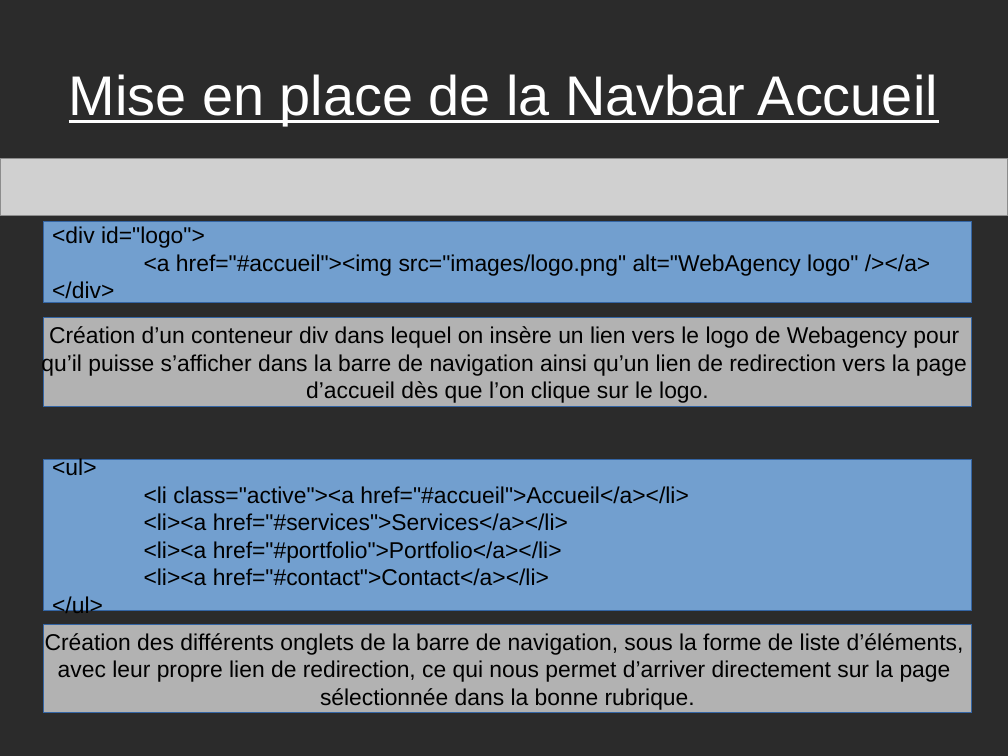
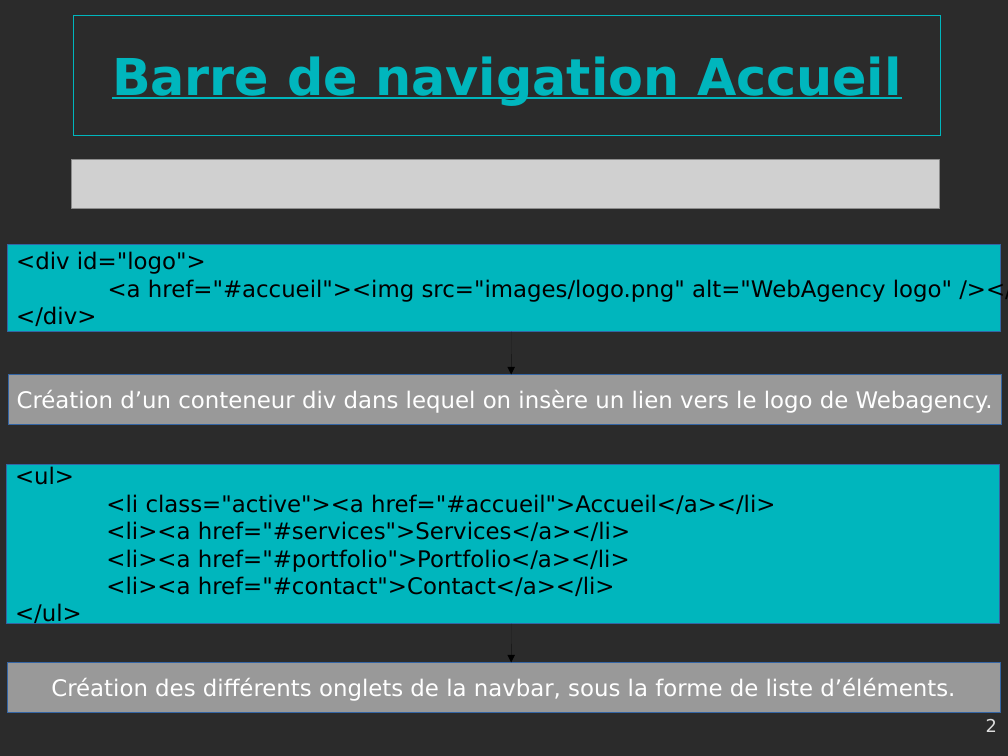
Before and after one commit to gambit13009/webagency, a slide deck: slide 2 of Webagency-presentation.odp (slide 1 before the commit). Drawn at 1008x756 pixels with LibreOffice and Linux fonts; fonts in the diff are those of the drawing; grey boxes stand for pictures; background and template pictures are left out; a plain dark background stands for a picture behind light text. Boxes give left, top, right and bottom in pixels: in the first picture for what was removed or moved away, otherwise in the second. Text is boxed around its words. In the diff, an @@ line names an element or a change of style, - is before the commit and + after.

```diff
--- a/Webagency-presentation.odp
+++ b/Webagency-presentation.odp
@@ title added at [73, 16, 941, 135], outline #00B6BD 0 pt, 40 pt, text #00B6BD, bold, underline @@
+Barre de navigation Accueil
@@ title removed at [69, 74, 938, 125] @@
-Mise en place de la Navbar Accueil
@@ picture: place and size @@
-picture at [0, 158, 1008, 215]
+picture at [72, 160, 940, 209]
@@ rectangle "<div id="logo">" at [7, 245, 1002, 331]: font Arial to DejaVu Sans; fill #729FCF to #00B6BD @@
@@ rectangle "<div id="logo">": place and size @@
-rectangle "<div id="logo">" at [43, 221, 972, 303]
+rectangle "<div id="logo">" at [7, 245, 1002, 331]
@@ arrow added from (511, 331) to (511, 374), #000000 0 pt @@
@@ rectangle "Création d’un conteneur div dans ..." at [8, 374, 1003, 424]: fill #B2B2B2 to #999999 @@
@@ rectangle "Création d’un conteneur div dans ...": place and size @@
-rectangle "Création d’un conteneur div dans ..." at [43, 317, 972, 407]
+rectangle "Création d’un conteneur div dans ..." at [8, 374, 1003, 424]
@@ text in rectangle at [17, 390, 993, 413]: text changed; font Arial to DejaVu Sans; text colour #000000 to #FFFFFF @@
-Création d’un conteneur div dans lequel on insère un lien vers le logo de Webagency pour
-qu’il puisse s’afficher dans la barre de navigation ainsi qu’un lien de redirection vers la page
-d’accueil dès que l’on clique sur le logo.
+Création d’un conteneur div dans lequel on insère un lien vers le logo de Webagency.
@@ rectangle "<ul>": place and size @@
-rectangle "<ul>" at [43, 460, 972, 611]
+rectangle "<ul>" at [6, 466, 1001, 624]
@@ rectangle "<ul>" at [6, 466, 1001, 624]: font Arial to DejaVu Sans; fill #729FCF to #00B6BD @@
@@ arrow added from (511, 624) to (511, 662), #000000 0 pt @@
@@ rectangle "Création des différents onglets de ...": place and size @@
-rectangle "Création des différents onglets de ..." at [43, 625, 972, 713]
+rectangle "Création des différents onglets de ..." at [7, 662, 1002, 713]
@@ rectangle "Création des différents onglets de ..." at [7, 662, 1002, 713]: fill #B2B2B2 to #999999 @@
@@ text in rectangle at [51, 678, 955, 701]: text changed; font Arial to DejaVu Sans; text colour #000000 to #FFFFFF @@
-Création des différents onglets de la barre de navigation, sous la forme de liste d’éléments,
-avec leur propre lien de redirection, ce qui nous permet d’arriver directement sur la page
-sélectionnée dans la bonne rubrique.
+Création des différents onglets de la navbar, sous la forme de liste d’éléments.
@@ page number added at [986, 719, 997, 732], 14 pt, text #DDDDDD @@
+2
```
Also in this commit, not shown: 9 other slides changed, 1 slide added, 5 other files.
